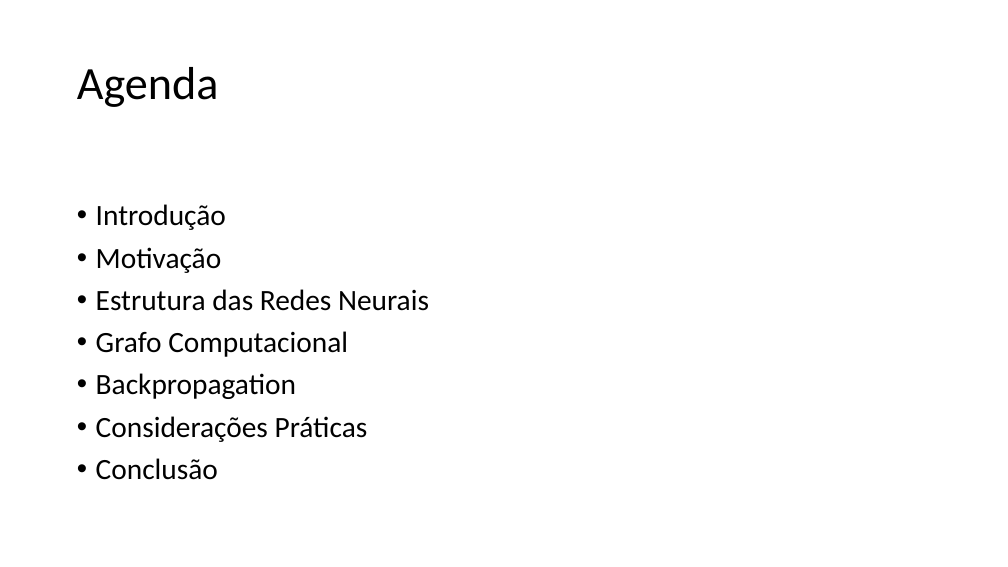
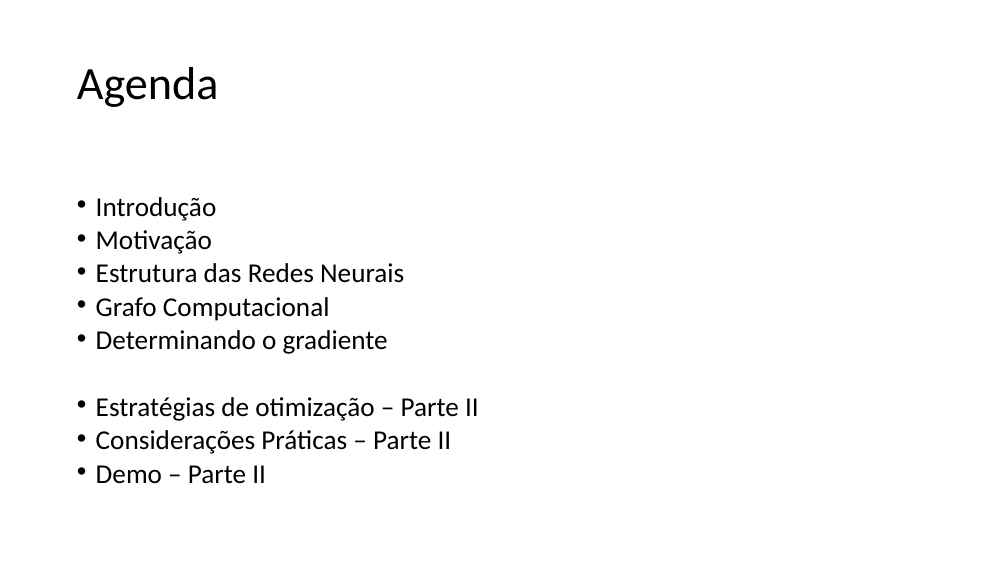
Before and after one commit to jairoalves/backpropagation, a slide deck: slide 2 of oficina de backpropagation/Apresentação_Equações.pptx. Drawn at 1008x567 pixels with LibreOffice and Linux fonts; fonts in the diff are those of the drawing. Boxes give left, top, right and bottom in pixels: in the first picture for what was removed or moved away, otherwise in the second. Text is boxed around its words. In the diff, an @@ line names an element or a change of style, - is before the commit and + after.

Commit message:
Apresentação até Backprop em um Neurônio
Apresentação completa até a explicação do backprop em um neurônio.

Próximo passo, explicar o cálculo dos deltas.

```diff
--- a/oficina de backpropagation/Apresentação_Equações.pptx
+++ b/oficina de backpropagation/Apresentação_Equações.pptx
@@ text at [96,197,404,321]: size 28 to 25.9 pt in "Introdução", "Motivação", "Estrutura das Redes Neurais", "Grafo Computacional"; line spacing 0.9 to 0.7 @@
@@ text at [96,330,479,484]: text changed; size 28 to 25.9 pt @@
-• Backpropagation
-• Considerações Práticas
-• Conclusão
+• Determinando o gradiente
+• Estratégias de otimização – Parte II
+• Considerações Práticas – Parte II
+• Demo – Parte II
```
Also in this commit, not shown: 2 other slides changed, 2 slides added, 1 slide removed.
